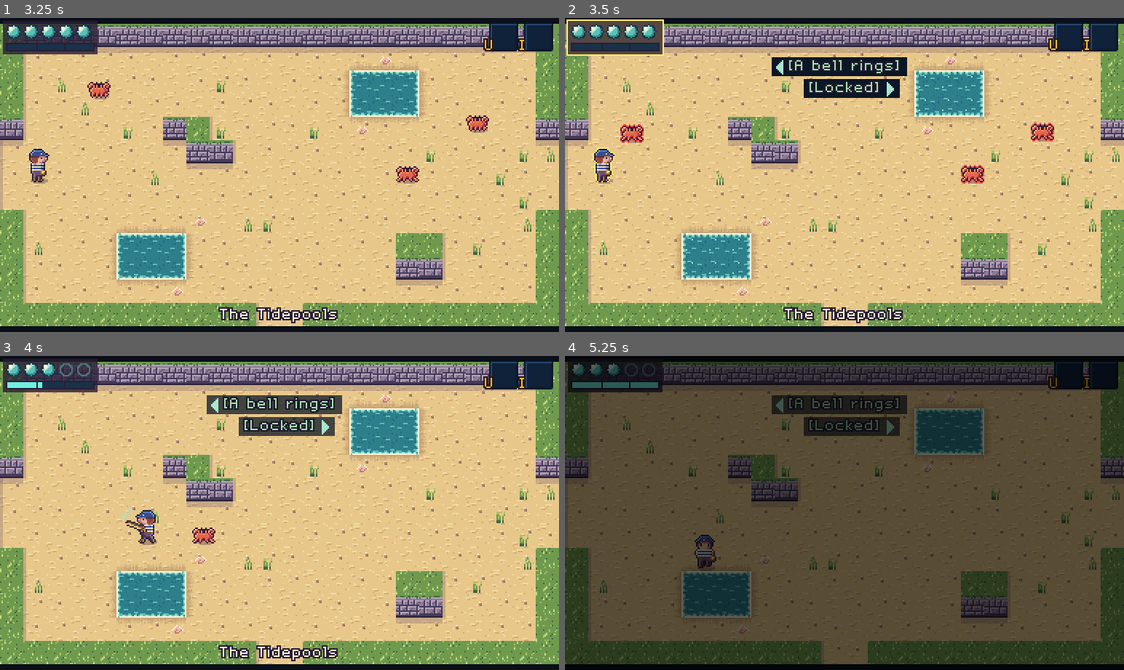
Above: before the commit, frames 1-4 (two rows, left to right).
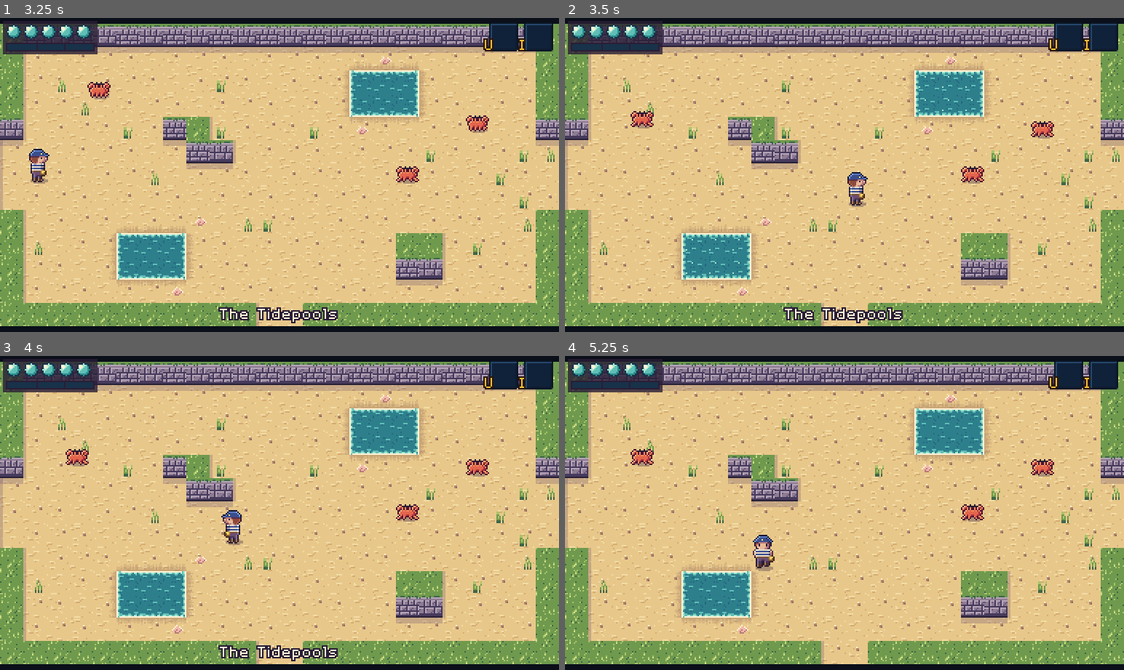
Above: after the commit, the same moments.

Repository: ashciraulo/Leviathan
Game: Godot game, scene res://tests/screenshots.tscn
Same seed, same stepped clock (60 frames per second), same inputs: the game is played once before the commit and once after it. This scene is started directly instead of the project's main scene.
Inputs (mouse positions are in pixels of both pictures, inside the frame that each line leads up to):
- Up to frame 1 (3.25 s): tap Enter (ui_accept) at 0.5, 0.77, 1.07 s; move the mouse to (402, 159) at 0.52 s; hold D (move_right) 0.53-1.25 s; hold J (attack) 0.53-1.25 s; click (402, 159) at 0.67 s; drag from (167, 190) to (251, 237) at 1.27 s; move the mouse to (335, 105) at 2.02 s; hold D (move_right) 2.03-2.75 s; hold K (interact) 2.03-2.75 s; drag from (251, 237) to (39, 193) at 2.77 s
- Up to frame 2 (3.5 s): no input
- Up to frame 3 (4 s): move the mouse to (447, 560) at 3.52 s; hold A (move_left) from 3.53 s (still down); hold I (item_2) from 3.53 s (still down); tap Enter (ui_accept) at 3.77 s
- Up to frame 4 (5.25 s): tap Enter (ui_accept) at 4.07 s; release A (move_left) at 4.25 s; release I (item_2) at 4.25 s; drag from (676, 465) to (766, 534) at 4.27 s; move the mouse to (872, 513) at 5.02 s; hold S (move_down) from 5.03 s (still down); hold Q (tab_prev) from 5.03 s (still down); click (872, 513) at 5.17 s

Frame 1 is identical in both runs. In frame 2, 4.5% of the frame differs, in the area x 0-88%, y 0-61%; in frame 3, 4.2%; in frame 4, 96%, in the area x 0-100%, y 0-99%.

Commit message:
High contrast outline: respect fades, stay inside the frame
- Test the texel's own alpha, not COLOR.a (which includes modulate), and
  fade the outline with the sprite, so fading enemies and bosses no longer
  turn into solid outline-coloured shapes.
- Clamp neighbour samples to the current frame of the sheet, so no stray
  outline pixels leak in from adjacent frames.
- Keep Wren's outline in step with the option while frozen.
- Make the high contrast screenshot deterministic.

Co-Authored-By: Claude Opus 5.5 <noreply@anthropic.com>
Claude-Session: https://claude.ai/code/session_01UYEn5XNFqF3kHpJE79NMXE

Diff:
--- a/scripts/art/art.gd
+++ b/scripts/art/art.gd
@@ -53,14 +53,27 @@
 uniform float flash : hint_range(0.0, 1.0) = 0.0;
 uniform vec4 flash_color : source_color = vec4(1.0, 1.0, 1.0, 1.0);
 // High contrast: a one-pixel outline around the sprite (alpha 0 = none).
+// frame is the current frame's UV rect, so the outline never picks up a
+// neighbouring frame of the sheet.
 uniform vec4 outline_color : source_color = vec4(0.0);
+uniform vec4 frame = vec4(0.0, 0.0, 1.0, 1.0);
+varying vec4 tint;
+void vertex() {
+	tint = COLOR;
+}
+float alpha_at(sampler2D tex, vec2 uv) {
+	if (uv.x < frame.x || uv.y < frame.y || uv.x > frame.z || uv.y > frame.w) {
+		return 0.0;
+	}
+	return texture(tex, uv).a;
+}
 void fragment() {
-	if (outline_color.a > 0.0 && COLOR.a < 0.5) {
+	if (outline_color.a > 0.0 && texture(TEXTURE, UV).a < 0.5) {
 		vec2 px = TEXTURE_PIXEL_SIZE;
-		float near = max(max(texture(TEXTURE, UV + vec2(px.x, 0.0)).a, texture(TEXTURE, UV - vec2(px.x, 0.0)).a),
-			max(texture(TEXTURE, UV + vec2(0.0, px.y)).a, texture(TEXTURE, UV - vec2(0.0, px.y)).a));
+		float near = max(max(alpha_at(TEXTURE, UV + vec2(px.x, 0.0)), alpha_at(TEXTURE, UV - vec2(px.x, 0.0))),
+			max(alpha_at(TEXTURE, UV + vec2(0.0, px.y)), alpha_at(TEXTURE, UV - vec2(0.0, px.y))));
 		if (near > 0.5) {
-			COLOR = outline_color;
+			COLOR = vec4(outline_color.rgb, outline_color.a * tint.a);
 		}
 	} else {
 		COLOR = vec4(mix(COLOR.rgb, flash_color.rgb, flash), COLOR.a);
@@ -113,3 +126,9 @@
 	material.set_shader_parameter("flash_color", Palette.FLASH if Settings.flashes else Palette.SOFT_FLASH)
 	var outline: Color = node.get_meta("contrast", Color.TRANSPARENT) if Settings.high_contrast else Color.TRANSPARENT
 	material.set_shader_parameter("outline_color", outline)
+	if outline.a > 0.0 and node is Sprite2D:
+		var sprite := node as Sprite2D
+		var w := 1.0 / sprite.hframes
+		var h := 1.0 / sprite.vframes
+		var at := Vector2(sprite.frame_coords) * Vector2(w, h)
+		material.set_shader_parameter("frame", Vector4(at.x, at.y, at.x + w, at.y + h))
--- a/scripts/player/player.gd
+++ b/scripts/player/player.gd
@@ -102,6 +102,7 @@
 
 func _physics_process(delta: float) -> void:
 	if frozen:
+		Art.set_flash(_body, 0.0)
 		return
 	_state_time += delta
 	_invuln = maxf(_invuln - delta, 0.0)
--- a/tests/screenshots.gd
+++ b/tests/screenshots.gd
@@ -47,7 +47,12 @@
 	Input.action_release("move_right")
 	await _wait(0.4)
 	await _capture("04_tidepools_scuttlers")
-	# Accessibility: high contrast outlines and a caption from the left.
+	# Accessibility: high contrast outlines and a caption from each side,
+	# away from the crabs and not mid-blink from a pinch.
+	for enemy in get_tree().get_nodes_in_group("enemies"):
+		enemy.ai_enabled = false
+	player.global_position = game.current_room.global_position + Vector2(200, 7 * Room.TILE + 12)
+	await _wait(2.0)
 	var contrast_was := Settings.high_contrast
 	var captions_was := Settings.captions
 	Settings.high_contrast = true
